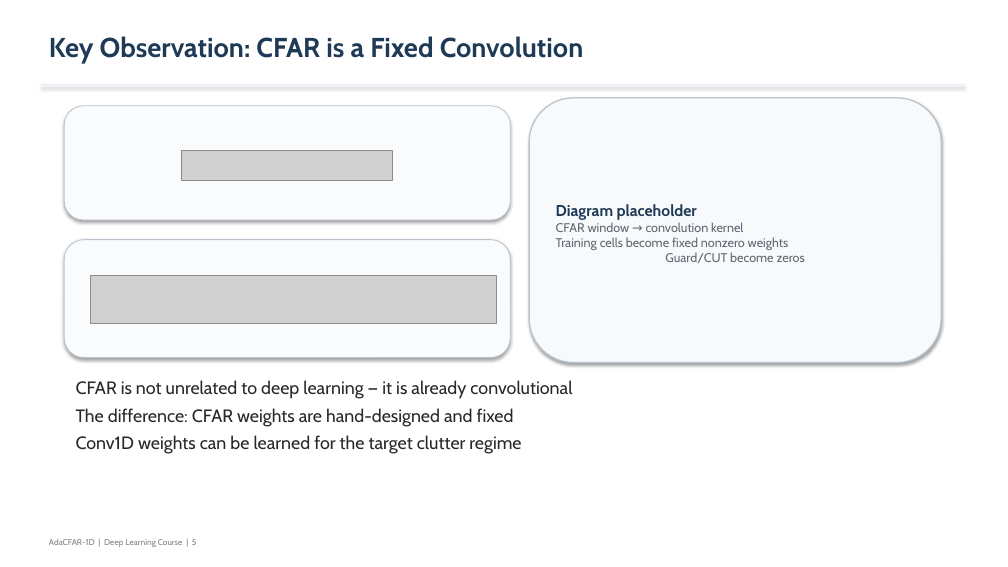
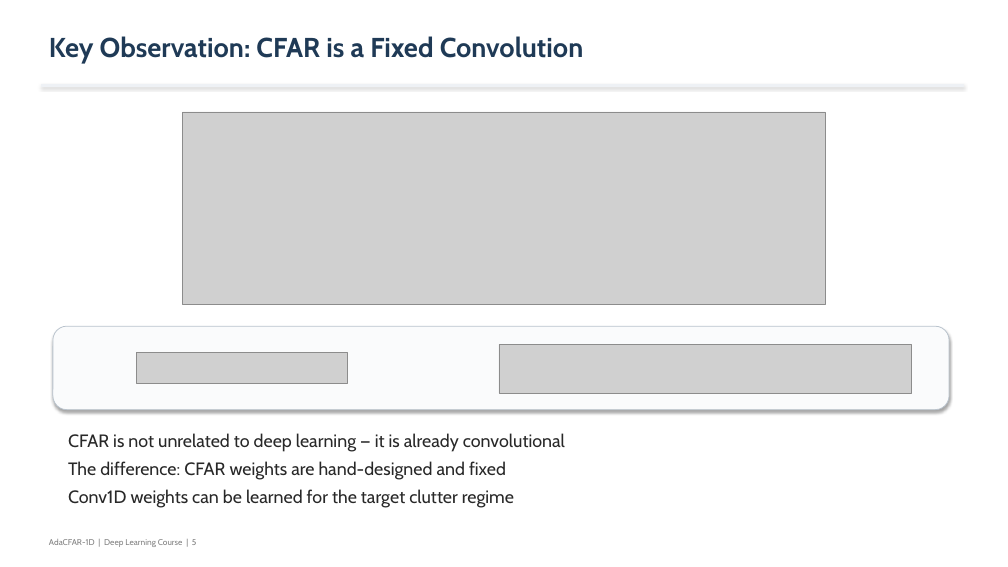
Before and after one commit to dattali18/deep_learning_project_msc, a slide deck: slide 5 of report/AdaCFAR_Presentation_v2.pptx. Drawn at 1008x567 pixels with LibreOffice and Linux fonts; fonts in the diff are those of the drawing; grey boxes stand for pictures. Boxes give left, top, right and bottom in pixels: in the first picture for what was removed or moved away, otherwise in the second. Text is boxed around its words. In the diff, an @@ line names an element or a change of style, - is before the commit and + after.

```diff
--- a/report/AdaCFAR_Presentation_v2.pptx
+++ b/report/AdaCFAR_Presentation_v2.pptx
@@ picture added at <box>183,112,826,305</box> @@
@@ rounded rectangle removed at <box>529,98,941,362</box> @@
-Diagram placeholder
-CFAR window → convolution kernel
-Training cells become fixed nonzero weights
-Guard/CUT become zeros
@@ rounded rectangle removed at <box>64,240,510,358</box> @@
@@ rounded rectangle: place and size @@
-rounded rectangle at <box>64,106,510,220</box>
+rounded rectangle at <box>53,326,949,409</box>
@@ picture: place and size @@
-picture at <box>181,150,392,181</box>
+picture at <box>136,352,347,383</box>
@@ picture: place and size @@
-picture at <box>90,275,496,323</box>
+picture at <box>499,345,911,393</box>
@@ text "CFAR is not unrelated to ...": place and size @@
-text "CFAR is not unrelated to ..." at <box>76,380,572,454</box>
+text "CFAR is not unrelated to ..." at <box>68,433,565,508</box>
```
Also in this commit, not shown: 1 other slide changed, 1 slide added, 1 slide removed, 6 other files.
